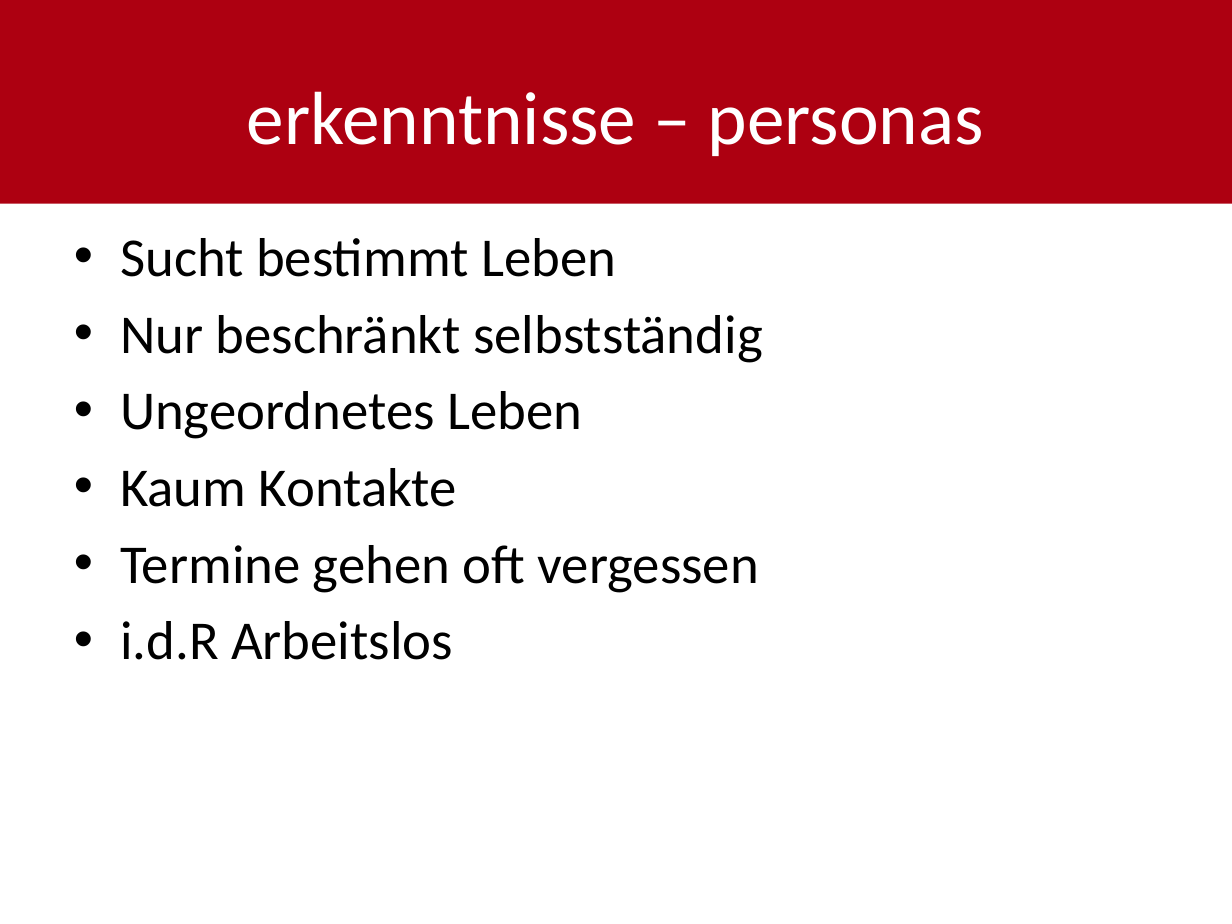
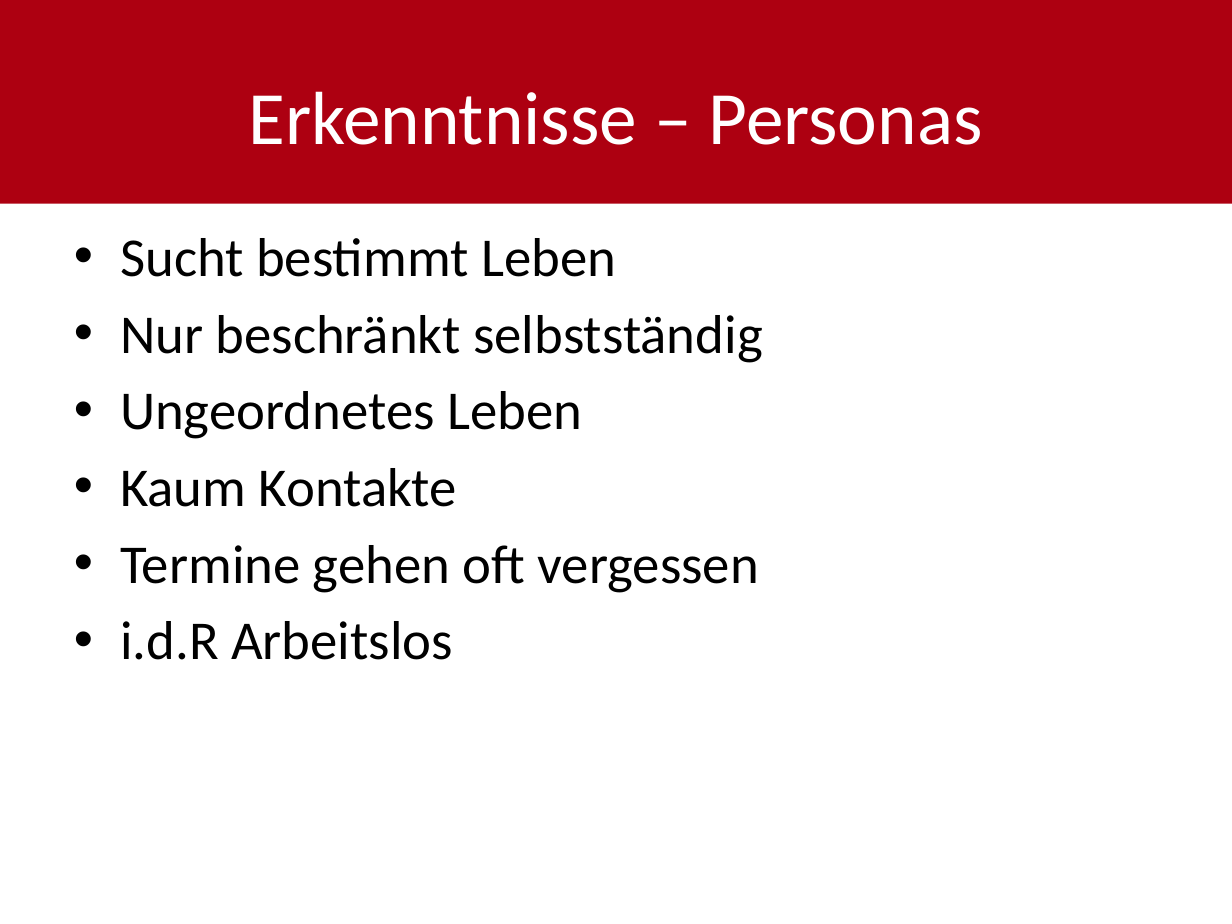
Before and after one commit to shylux/ch.bfh.bti7081.s2015.rot, a slide deck: slide 5 of doc/task03/Design_Thinking_final.pptx. Drawn at 1232x924 pixels with LibreOffice and Linux fonts; fonts in the diff are those of the drawing. Boxes give left, top, right and bottom in pixels: in the first picture for what was removed or moved away, otherwise in the second. Text is boxed around its words. In the diff, an @@ line names an element or a change of style, - is before the commit and + after.

```diff
--- a/doc/task03/Design_Thinking_final.pptx
+++ b/doc/task03/Design_Thinking_final.pptx
@@ title at box(248, 91, 983, 145): text changed @@
-erkenntnisse – personas
+Erkenntnisse – Personas
```
Also in this commit, not shown: 9 other slides changed.
